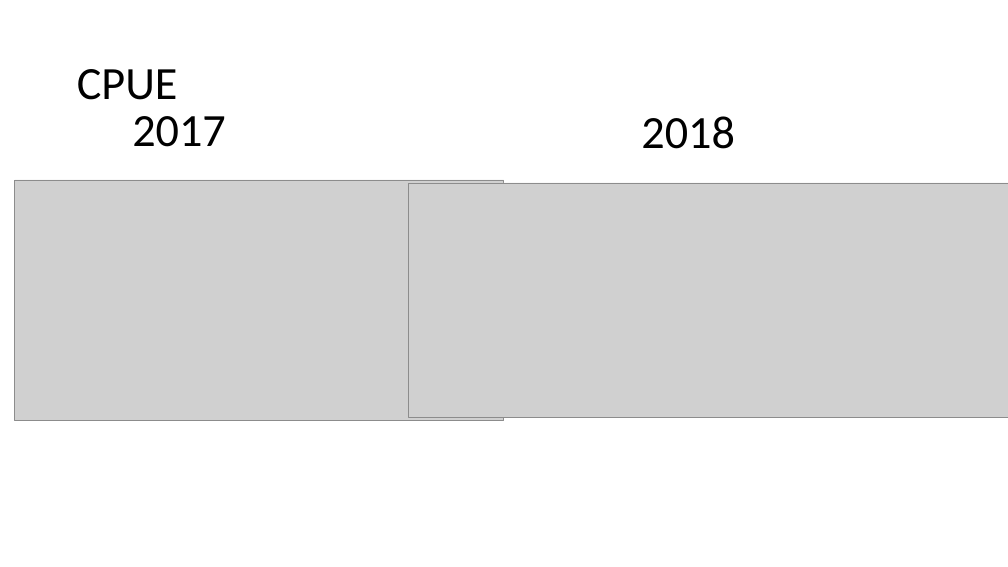
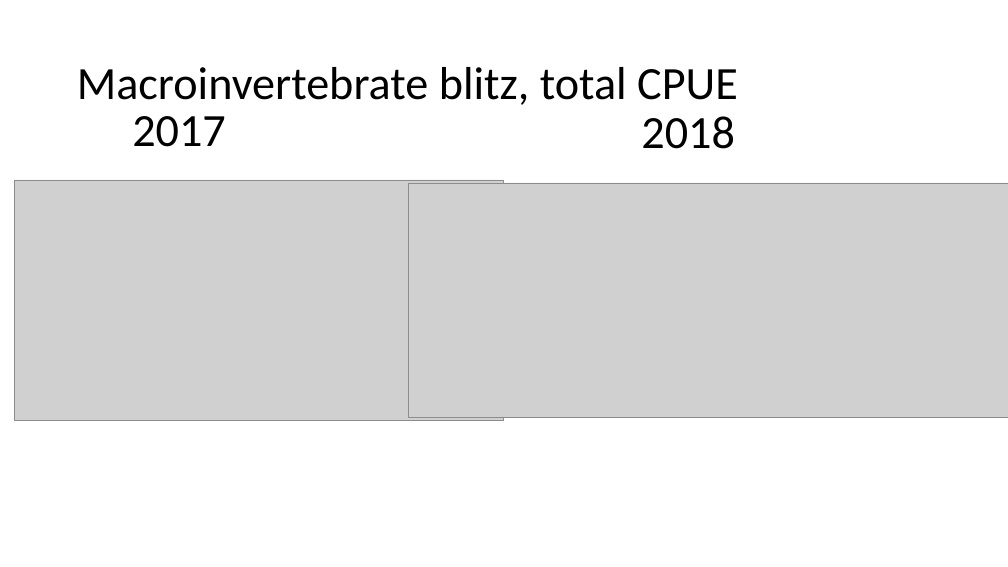
Before and after one commit to rosehartman/FRPreport2018, a slide deck: slide 10 of May phase IV analyses.pptx (slide 2 before the commit). Drawn at 1008x567 pixels with LibreOffice and Linux fonts; fonts in the diff are those of the drawing; grey boxes stand for pictures. Boxes give left, top, right and bottom in pixels: in the first picture for what was removed or moved away, otherwise in the second. Text is boxed around its words. In the diff, an @@ line names an element or a change of style, - is before the commit and + after.

```diff
--- a/May phase IV analyses.pptx
+++ b/May phase IV analyses.pptx
@@ title at bbox=[77, 67, 738, 105]: text changed @@
-CPUE
+Macroinvertebrate blitz, total CPUE
```
Also in this commit, not shown: 4 other slides changed, 9 slides added, 1 slide removed, 9 other files.
